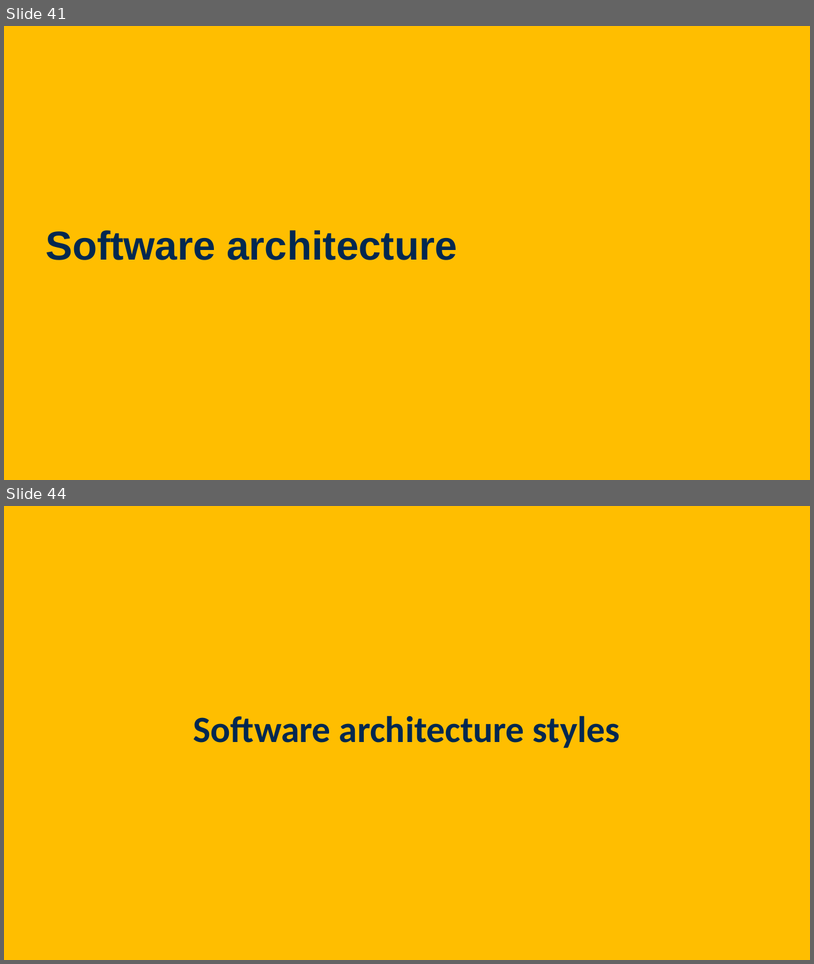
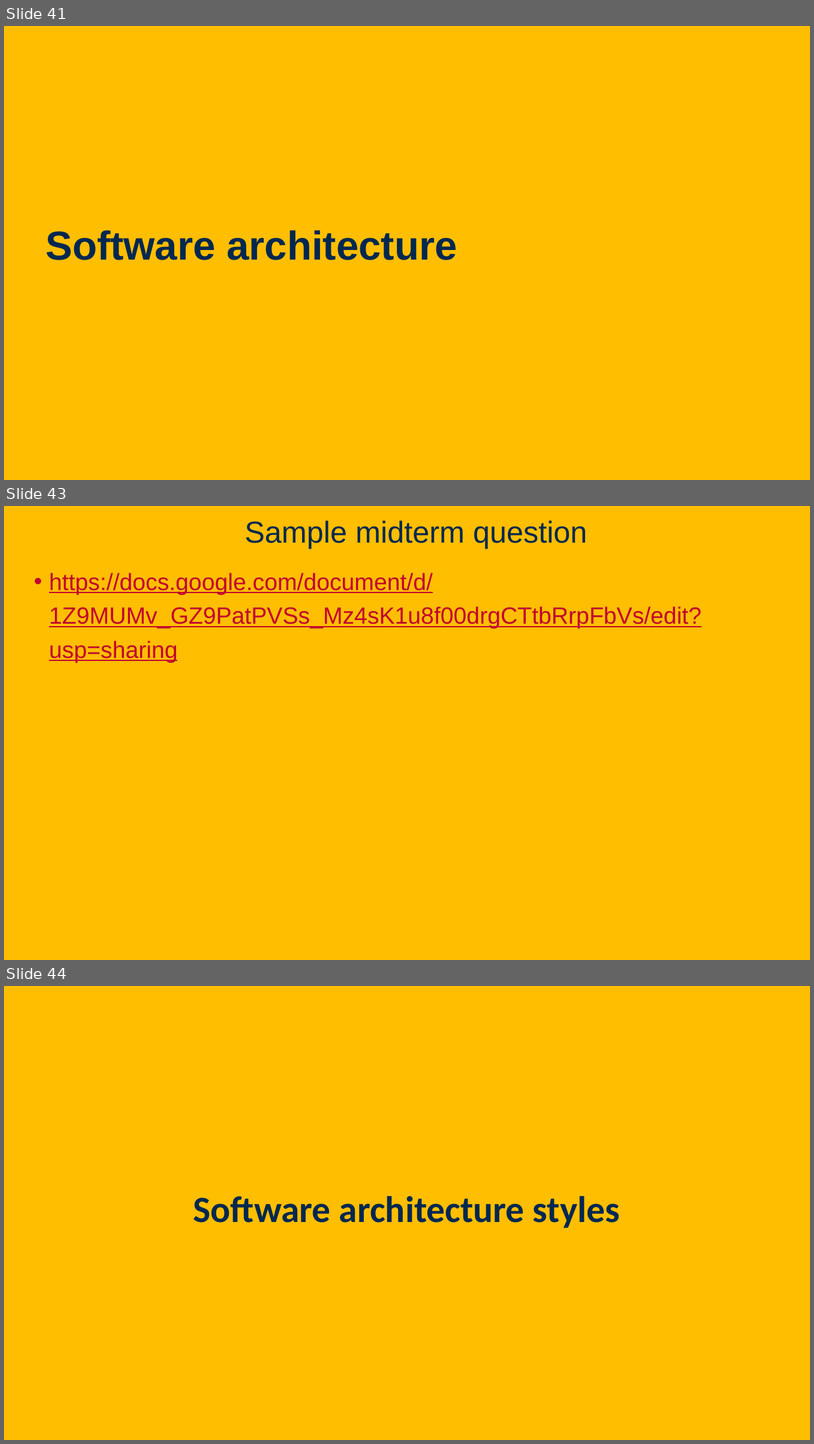
Before and after one commit to davsec-teaching/ecs160-f25, a slide deck: slides/6_software_architecture.pptx. Shown one above the other, each under a label of ours: slides 41 and 44 before the commit, slides 41, 43 and 44 after it; the slides between them are not shown. The pictures are 814x964 and 814x1444 pixels, drawn with LibreOffice and Linux fonts; fonts in the diff are those of the drawing; background and template pictures are left out. Boxes give left, top, right and bottom in pixels: in the first picture for what was removed or moved away, otherwise in the second. Text is boxed around its words. In the diff, an @@ line names an element or a change of style, - is before the commit and + after.

```diff
--- a/slides/6_software_architecture.pptx
+++ b/slides/6_software_architecture.pptx
@@ slide 43 added at [4, 506, 810, 960], background picture (left out) @@
@@ title added at [245, 520, 587, 549], 36 pt, text #022850 @@
+Sample midterm question
@@ text added at [49, 573, 702, 663], 28 pt, text #C1022F, underline @@
+• https://docs.google.com/document/d/1Z9MUMv_GZ9PatPVSs_Mz4sK1u8f00drgCTtbRrpFbVs/edit?usp=sharing
```
Also in this commit, not shown: 1 slide changed, 1 slide removed.
